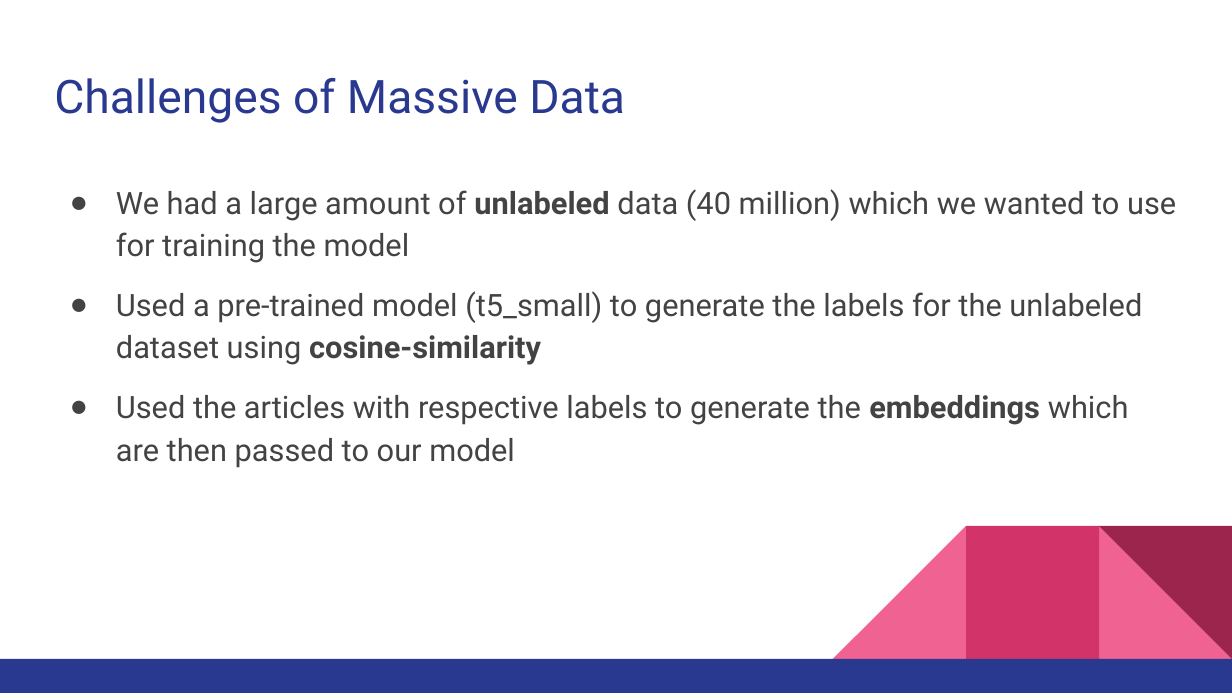
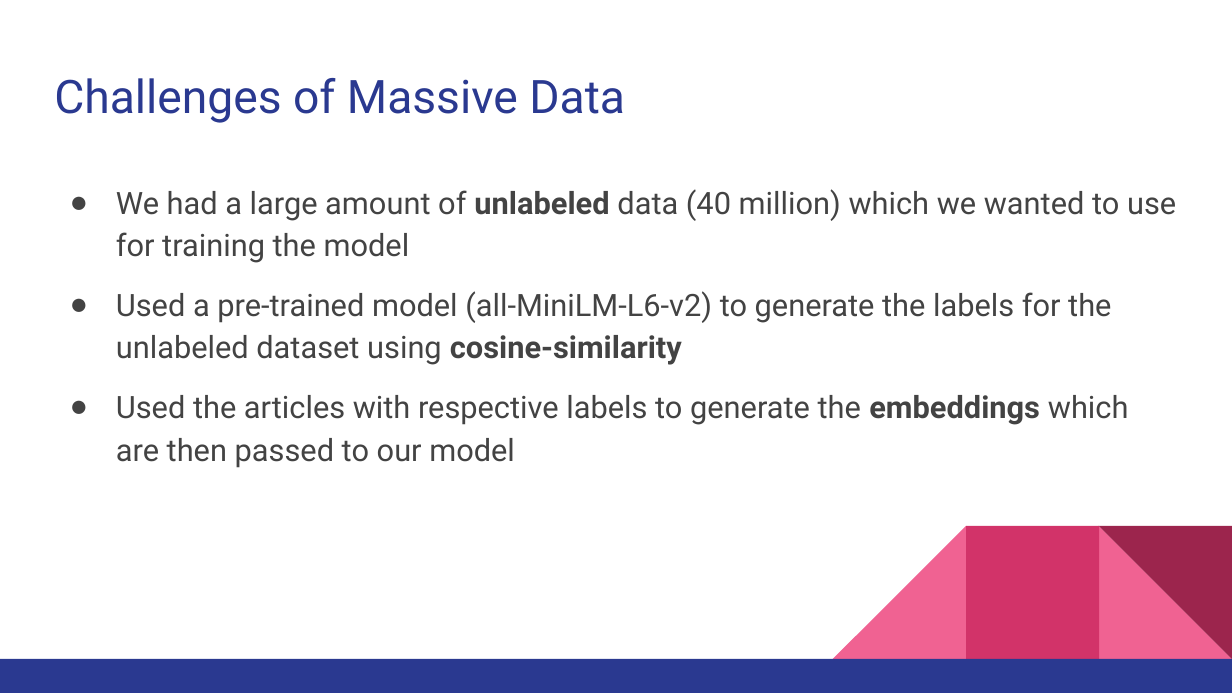
Before and after one commit to advil64/whats-the-tea, a slide deck: slide 8 of deep_learning_clustering/deliverables/What's the Tea Topic Classification of News Articles.pptx. Drawn at 1232x693 pixels with LibreOffice and Linux fonts; fonts in the diff are those of the drawing. Boxes give left, top, right and bottom in pixels: in the first picture for what was removed or moved away, otherwise in the second. Text is boxed around its words. In the diff, an @@ line names an element or a change of style, - is before the commit and + after.

```diff
--- a/deep_learning_clustering/deliverables/What's the Tea Topic Classification of News Articles.pptx
+++ b/deep_learning_clustering/deliverables/What's the Tea Topic Classification of News Articles.pptx
@@ text at bbox=[116, 291, 1111, 365]: text changed @@
-● Used a pre-trained model (t5_small) to generate the labels for the unlabeled dataset using cosine-similarity
+● Used a pre-trained model (all-MiniLM-L6-v2) to generate the labels for the unlabeled dataset using cosine-similarity
```
Also in this commit, not shown: 7 other slides changed, 3 other files.
